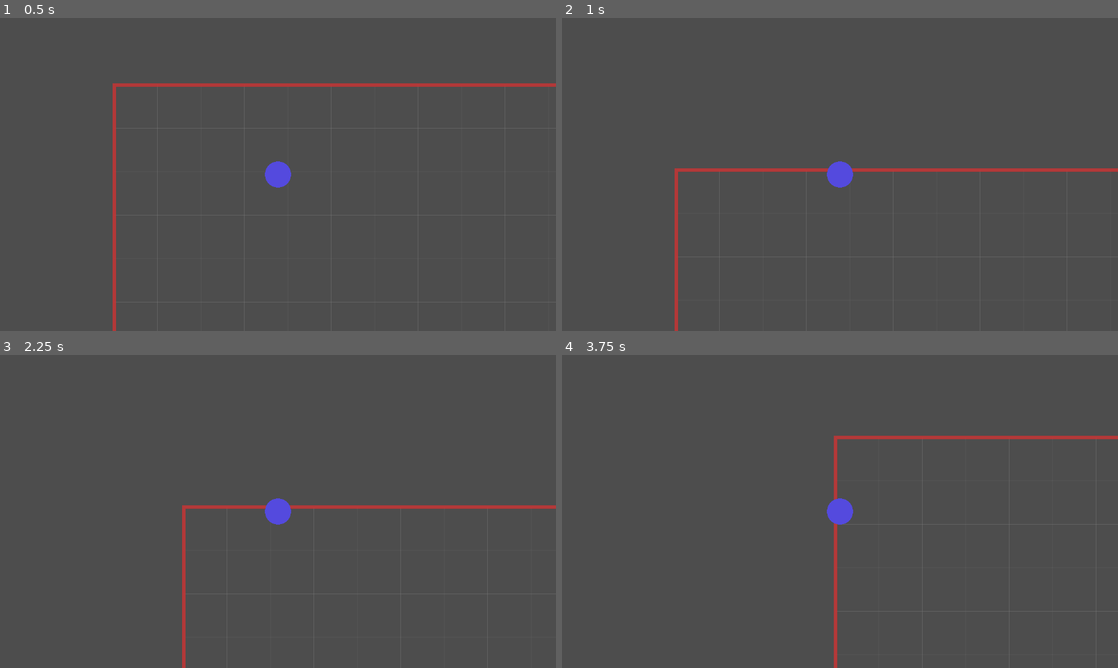
Above: before the commit, frames 1-4 (two rows, left to right).
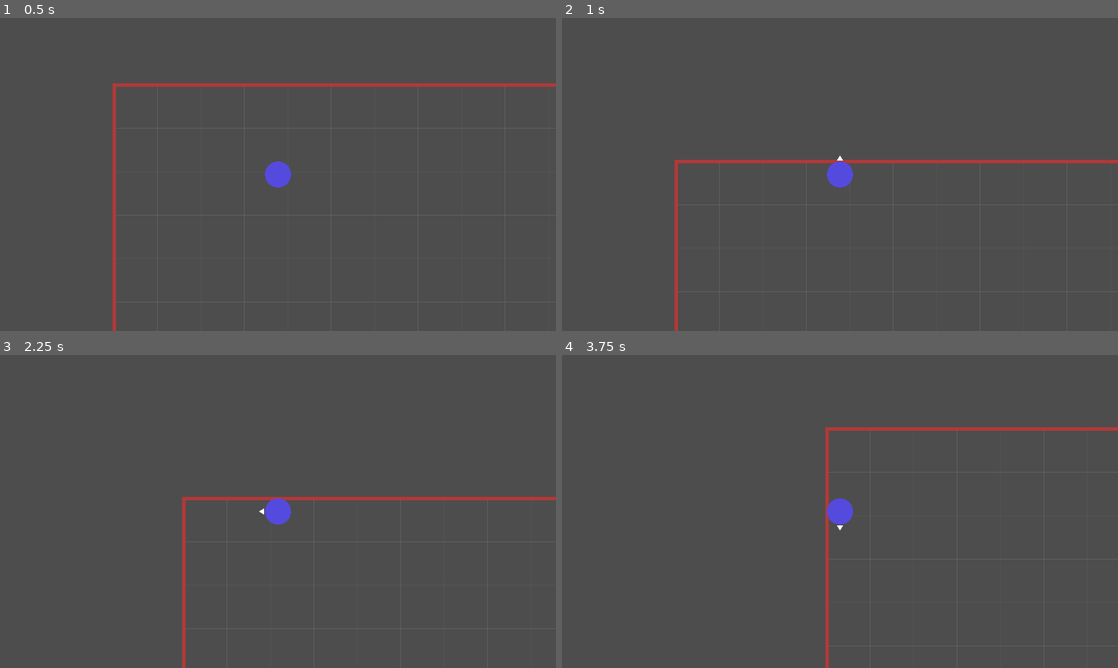
Above: after the commit, the same moments.

Repository: Wowo10/Mobber
Game: Godot game, scene res://scenes/game/game.tscn
Two runs of this game, one before a commit and one after it. Both use one fixed random seed, a clock stepped at 60 frames per second and the inputs below.
Inputs:
- Up to frame 1 (0.5 s): no input
- Up to frame 2 (1 s): tap Enter at 0.5 s; hold Up (ui_up) from 0.53 s (still down)
- Up to frame 3 (2.25 s): tap Space at 1.25 s; tap Enter at 2 s; release Up (ui_up) at 2.03 s; hold Left (ui_left) from 2.03 s (still down)
- Up to frame 4 (3.75 s): tap Space at 2.75 s; tap Enter at 3.5 s; release Left (ui_left) at 3.53 s; hold Down (ui_down) from 3.53 s (still down)

Frame 1 is identical in both runs. In frame 2, 1.7% of the frame differs, in the area x 20-100%, y 44-50%; in frame 3, 1.4%; in frame 4, 2.0%, in the area x 47-100%, y 23-100%.

Commit message:
Added basic claude commands, added move indicator to player.

Diff:
--- a/scenes/entities/player.tscn
+++ b/scenes/entities/player.tscn
@@ -3,6 +3,7 @@
 [ext_resource type="Script" uid="uid://cc81omjvsnbyd" path="res://scripts/entities/player.gd" id="1_ucweq"]
 
 [sub_resource type="CircleShape2D" id="CircleShape2D_08t41"]
+radius = 30.0
 
 [node name="Player" type="CharacterBody2D"]
 script = ExtResource("1_ucweq")
--- a/scripts/entities/player.gd
+++ b/scripts/entities/player.gd
@@ -3,6 +3,7 @@
 const SPEED = 800.0
 var radius = 30.0
 var color = Color(0.33, 0.29, 0.87)  # your purple
+var move_direction = Vector2.ZERO
 
 func _physics_process(_delta):
 	var direction = Vector2.ZERO
@@ -16,12 +17,21 @@
 	if Input.is_action_pressed("ui_down"):
 		direction.y += 1
 
-	velocity = direction.normalized() * SPEED
+	move_direction = direction.normalized()
+	velocity = move_direction * SPEED
 	move_and_slide()
-	print("pos: ", position)
-
-	# position.x = clamp(position.x, 0, Constants.WORLD_SIZE)
-	# position.y = clamp(position.y, 0, Constants.WORLD_SIZE)
+	queue_redraw()
 
 func _draw():
 	draw_circle(Vector2.ZERO, radius, color)
+	if move_direction == Vector2.ZERO:
+		return
+
+	# Triangle tip sits just beyond the circle edge
+	var tip = move_direction * (radius + 14.0)
+	var perp = move_direction.rotated(PI / 2.0)
+	var base_center = move_direction * (radius + 2.0)
+	var p1 = tip
+	var p2 = base_center + perp * 7.0
+	var p3 = base_center - perp * 7.0
+	draw_colored_polygon(PackedVector2Array([p1, p2, p3]), Color.WHITE)
Not shown, added: .claude/commands/implement.md
Not shown, added: .claude/commands/plan.md
